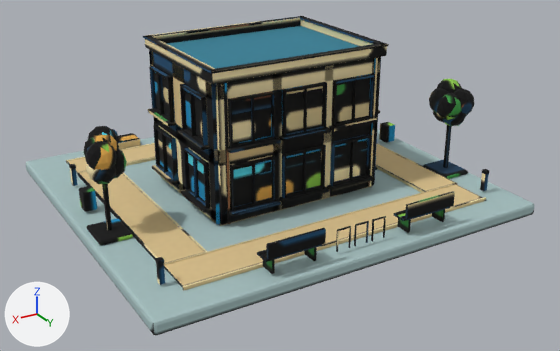
The glTF model public/assets/modern-v2/building.glb, before and after one commit.
One viewpoint serves both versions: a camera (50 mm lens) standing at (6.89, 12.07, 6.02) and looking at (-0.05, 0.51, 0.24). Lighting does not change. The marker at lower left points along +X, +Y and +Z. The first picture is the older version. Where no turn or scale is listed for an object, it has been applied to the vertices. Vertices at exactly the same position are counted once.

Objects in the first picture: 'BuildingShell', 'Roof', 'Site'.
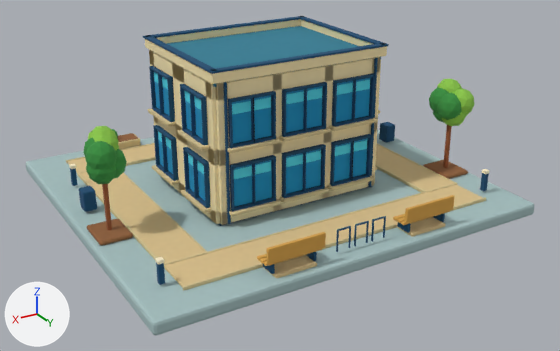
What changed in the scene script:
```text
Change me_cube_002:
    used by ob_site; location = (0.0, 0.0, 0.0)
    remove me_cube_002.from_pydata(...)  # 3748 vertices, 7168 faces; spans x -3.75..3.75, y -3.45..3.45, z -0.33..1.83
    add me_cube_002.from_pydata(...)  # 3972 vertices, 7600 faces; spans x -3.75..3.75, y -3.45..3.45, z -0.33..1.83
    me_cube_002 part 1: the loose piece of 56 vertices spanning x -1.83..-0.81, y 2.95..3.03, z 0.24..0.28 is scaled about its middle by (1.83, 0.415, 1.49), then moved by (1.32, -0.11, -0.28)
    me_cube_002 part 2: the loose piece of 56 vertices spanning x -1.83..-0.81, y 3.05..3.13, z 0.24..0.28 is moved by (0.0, -0.1, -0.07)
    me_cube_002 part 3: the loose piece of 56 vertices spanning x -1.83..-0.81, y 3.15..3.23, z 0.24..0.28 is moved by (0.0, -0.1, -0.07)
    me_cube_002 part 4: the loose piece of 56 vertices spanning x 0.81..1.83, y 3.15..3.23, z 0.24..0.28 is moved by (-2.64, 0.0, -0.07)
    me_cube_002 part 5: the loose piece of 56 vertices spanning x -1.84..-0.81, y 3.25..3.31, z 0.31..0.57 is moved by (0.0, 0.0, -0.07)
    me_cube_002 part 6: the loose piece of 56 vertices spanning x 0.81..1.83, y 2.95..3.03, z 0.24..0.28 is moved by (0.0, 0.0, -0.07)
    me_cube_002 part 7: the loose piece of 56 vertices spanning x 0.81..1.83, y 3.05..3.13, z 0.24..0.28 is moved by (0.0, 0.0, -0.07)
    me_cube_002 part 8: the loose piece of 56 vertices spanning x 0.81..1.84, y 3.25..3.31, z 0.31..0.57 is scaled about its middle by (0.995, 1.67, 0.146), then moved by (0.0, -0.09, -0.25)
    me_cube_002 part 9: the loose piece of 56 vertices spanning x 0.81..1.84, y 3.25..3.31, z 0.31..0.57 is copied, and the copy is moved by (0.0, 0.0, -0.07); it spans x 0.81..1.84, y 3.25..3.31, z 0.24..0.5
    me_cube_002 part 10: a new loose piece of 56 vertices spanning x -1.69..-0.95, y 2.87..3.3, z -0.05..0.0, in mat_bakedarchitecture (picture img_albedo)
    me_cube_002 part 11: a new loose piece of 56 vertices spanning x 0.95..1.69, y 2.87..3.3, z -0.05..0.0, in mat_bakedarchitecture (picture img_albedo)
    me_cube_002 part 12: 56 vertices moved from x -1.73..-0.92, y 2.95..3.23, z 0.23..0.24 to x -1.73..-0.92, y 2.95..3.23, z 0.16..0.17; 28 vertices added at x -1.71, y 2.86..2.9, z -0.05..0.01
    me_cube_002 part 13: 56 vertices moved from x 0.92..1.73, y 2.95..3.23, z 0.23..0.24 to x 0.92..1.73, y 2.95..3.23, z 0.16..0.17; 28 vertices added at x 1.71, y 2.86..2.9, z -0.05..0.01
    me_cube_002 part 14: 21 vertices removed from x -3.03..3.03, y 2.86..2.9, z -0.05..0.01; 21 vertices added at x -3.04..3.04, y 2.86..2.9, z -0.05..0.01
    me_cube_002 part 15: 5486 kept faces spanning x -3.69..3.66, y -3.36..3.32, z -0.32..1.83 get new texture (UV) coordinates
Change me_cube_003:
    where me_cube_003.from_pydata(...)  # 10640 vertices, 20532 faces; spans x -1.86..1.86, y -1.8..1.53, z -0.05..2.51
    used by ob_buildingshell; location = (0.0, 0.0, 0.0)
    me_cube_003 part 16: texture (UV) coordinates of 20532 of 20532 faces, centred in x -1.86..1.86, y -1.8..1.53, z -0.05..2.51, changed; they spanned u 0.0..1.0, v 0.0..0.98 and now span u 0.0..0.99, v 0.0..0.98
Change me_cube_004:
    where me_cube_004.from_pydata(...)  # 504 vertices, 972 faces; spans x -1.75..1.75, y -1.43..1.43, z 2.44..2.73
    used by ob_roof; location = (0.0, 0.0, 0.0)
    me_cube_004 part 17: texture (UV) coordinates of 964 of 972 faces, centred in x -1.75..1.75, y -1.43..1.43, z 2.44..2.73, changed; they spanned u 0.05..0.97, v 0.0..0.97 and now span u 0.02..0.97, v 0.0..0.97
```

Changed parts and their boxes (x1, y1, x2, y2) in the pictures (560 x 351 px; the box of a moved part takes in the faces that stretch with it):
part 1 of me_cube_002, moved or reshaped: before (393, 210, 406, 217); after (322, 224, 396, 249)
part 2 of me_cube_002, moved or reshaped: before (397, 213, 405, 219); after (393, 214, 405, 221)
part 3 of me_cube_002, moved or reshaped: before (401, 207, 450, 221); after (397, 217, 405, 223)
part 4 of me_cube_002, moved or reshaped: before (263, 244, 322, 262); after (401, 211, 450, 225)
part 5 of me_cube_002, moved or reshaped: before (405, 191, 455, 219); after (405, 195, 455, 223)
part 6 of me_cube_002, moved or reshaped: before (257, 249, 267, 257); after (257, 254, 267, 261)
part 7 of me_cube_002, moved or reshaped: before (260, 253, 267, 259); after (260, 257, 267, 263)
part 8 of me_cube_002, moved or reshaped: before (266, 228, 326, 260); after (263, 249, 322, 266)
part 9 of me_cube_002, added (brown): after (267, 232, 326, 264)
part 10 of me_cube_002, added (brown): after (396, 217, 445, 237)
part 11 of me_cube_002, added (brown): after (262, 255, 317, 279)
part 12 of me_cube_002, moved or reshaped: before (397, 210, 445, 232); after (397, 197, 486, 232)
part 13 of me_cube_002, moved or reshaped: before (263, 247, 317, 274); after (183, 252, 317, 290)
part 14 of me_cube_002, moved or reshaped (not visible afterwards): before (183, 197, 486, 291)
part 15 of me_cube_002, surface changed: (66, 79, 489, 287) in both
part 16 of me_cube_003, surface changed (lighter): (148, 50, 381, 226) in both
part 17 of me_cube_004, surface changed (lighter): (143, 16, 389, 87) in both
